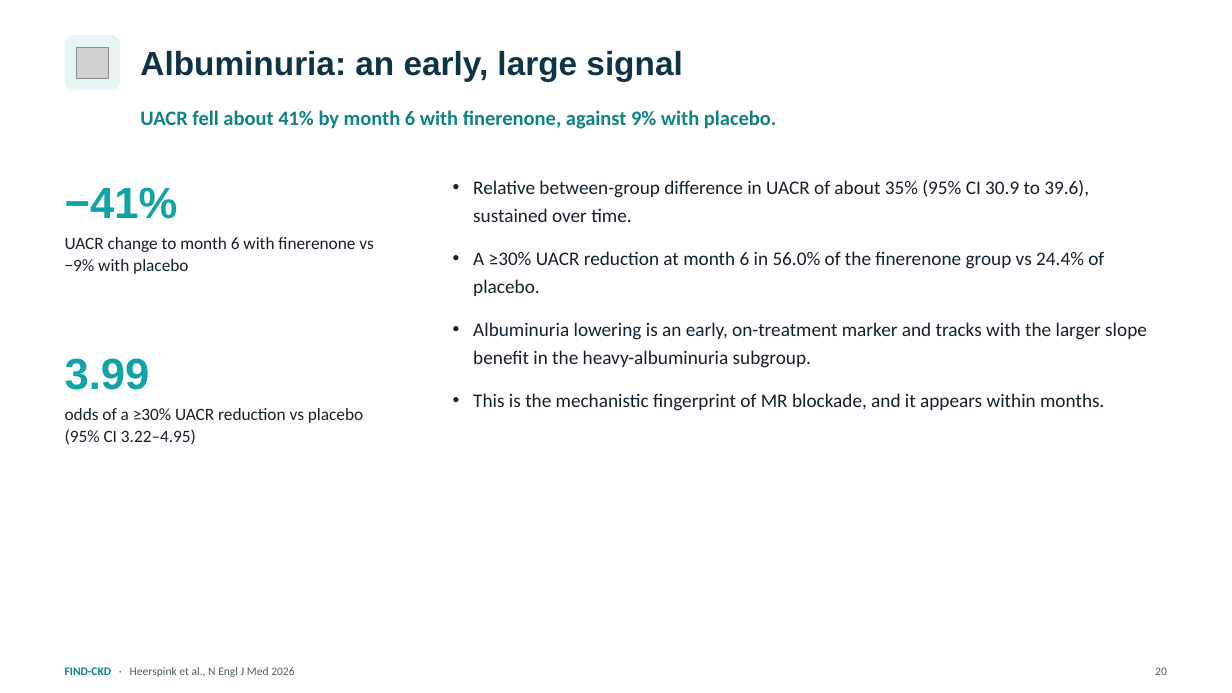
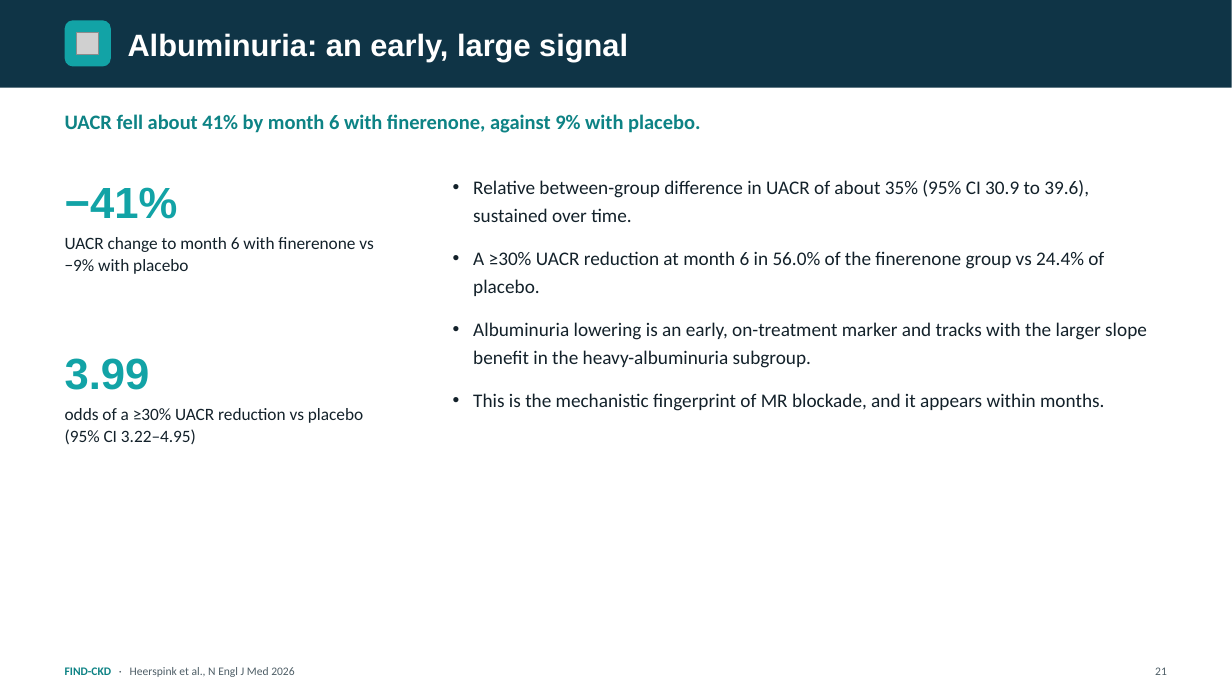
Before and after one commit to azbargarawan-sudo/clickwriting-landing, a slide deck: slide 21 of FIND-CKD.pptx (slide 20 before the commit). Drawn at 1232x693 pixels with LibreOffice and Linux fonts; fonts in the diff are those of the drawing; grey boxes stand for pictures. Boxes give left, top, right and bottom in pixels: in the first picture for what was removed or moved away, otherwise in the second. Text is boxed around its words. In the diff, an @@ line names an element or a change of style, - is before the commit and + after.

```diff
--- a/FIND-CKD.pptx
+++ b/FIND-CKD.pptx
@@ rectangle added at [0,0,1232,88], fill #0F3446 @@
@@ rounded rectangle: place and size @@
-rounded rectangle at [65,35,120,91]
+rounded rectangle at [65,20,111,67]
@@ rounded rectangle at [65,20,111,67]: fill #E7F4F4 to #12A3A6; proportions changed @@
@@ text "Albuminuria: an early, large signal": place and size @@
-text "Albuminuria: an early, large signal" at [140,50,682,81]
+text "Albuminuria: an early, large signal" at [128,33,628,61]
@@ text "Albuminuria: an early, large signal" at [128,33,628,61]: size 26 to 24 pt, text colour #0F3446 to #FFFFFF @@
@@ picture removed at [77,47,108,79] @@
@@ picture added at [77,32,99,55] @@
@@ text "UACR fell about 41% by ...": place and size @@
-text "UACR fell about 41% by ..." at [140,110,776,129]
+text "UACR fell about 41% by ..." at [65,114,700,133]
@@ text at [1155,667,1167,675]: text changed @@
-20
+21
```
Also in this commit, not shown: 26 other slides changed, 1 slide added.
